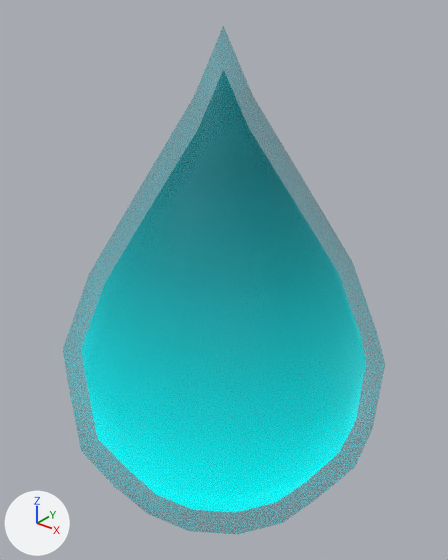
A saved change to the glTF model assets/scene/Models/waterDrop/waterDrop.glb.
One viewpoint serves both versions: a 50 mm lens placed at (0.7, -0.874, 2.66), pointed at (-0.006, 0.009, 2.112). The axes (+X, +Y, +Z) are drawn at lower left. The lights are the same throughout. The older version comes first.

Names of what the first picture shows: 'WaterDrop'.
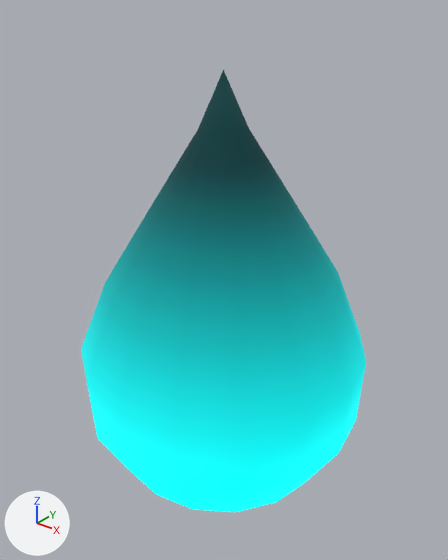
What differs and where, as boxes [x1, y1, x2, y2] in the pictures (448 x 560 px):
```json
{"object": "WaterDrop", "change": "surface changed", "before": [81, 70, 366, 512], "after": [81, 70, 366, 512]}
```

Edits to the scene script, one JSON object a line:
```json
{"op": "add", "block": "mat_scifipack_transp_mat", "code": "n3 = _N.new('ShaderNodeMath'); n3.name = 'Math'"}
{"op": "add", "block": "mat_scifipack_transp_mat", "code": "n3.operation = 'SUBTRACT'"}
{"op": "add", "block": "mat_scifipack_transp_mat", "code": "n3.inputs[0].default_value = 1.0  # 'Value'"}
{"op": "add", "block": "mat_scifipack_transp_mat", "code": "n4 = _N.new('ShaderNodeMath'); n4.name = 'Math.001'"}
{"op": "add", "block": "mat_scifipack_transp_mat", "code": "n4.operation = 'LESS_THAN'"}
{"block": "mat_scifipack_transp_mat", "where": "n2 = _N.new('ShaderNodeTexImage'); n2.name = 'Image Texture'"}
{"block": "mat_scifipack_transp_mat", "where": "n0 = _N.new('ShaderNodeBsdfPrincipled'); n0.name = 'Principled BSDF'"}
{"op": "remove", "block": "mat_scifipack_transp_mat", "code": "_L.new(n2.outputs[1], n0.inputs[4])  # 'Alpha' to 'Alpha'"}
{"op": "add", "block": "mat_scifipack_transp_mat", "code": "_L.new(n3.outputs[0], n0.inputs[4])  # 'Value' to 'Alpha'"}
{"op": "add", "block": "mat_scifipack_transp_mat", "code": "_L.new(n4.outputs[0], n3.inputs[1])  # 'Value' to 'Value'"}
{"op": "add", "block": "mat_scifipack_transp_mat", "code": "_L.new(n2.outputs[1], n4.inputs[0])  # 'Alpha' to 'Value'"}
```
